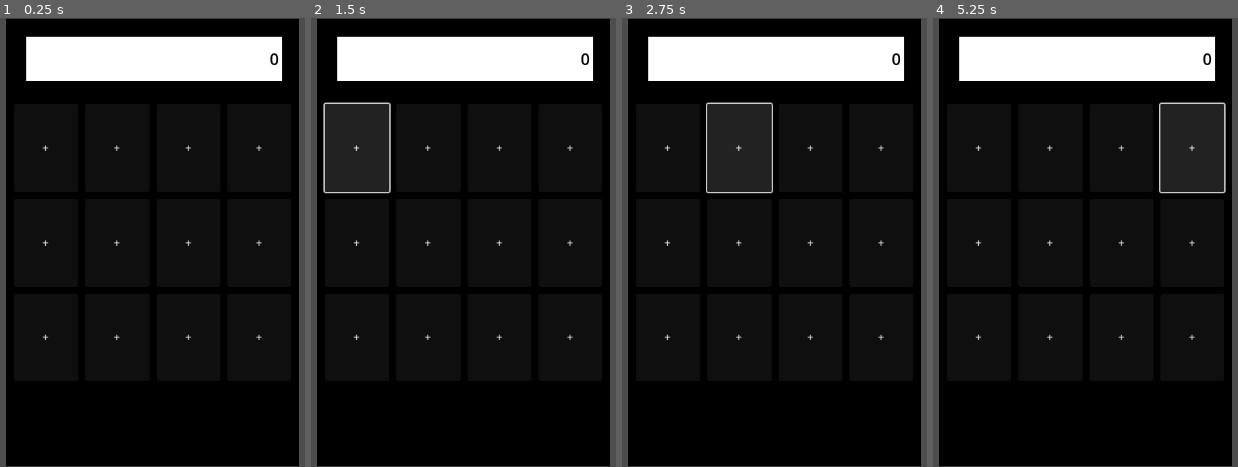
Above: before the commit, frames 1-4 (left to right).
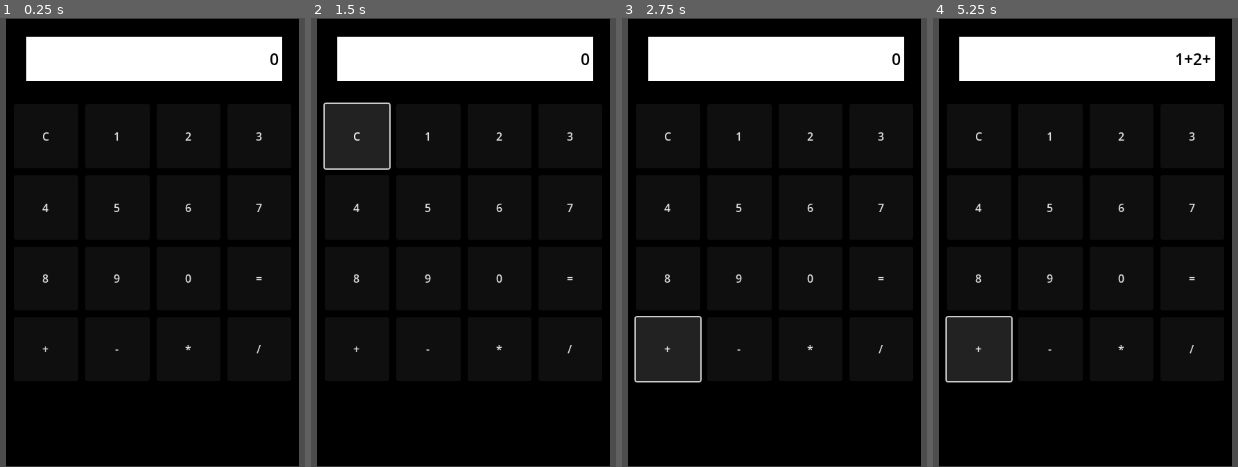
Above: after the commit, the same moments.

Repository: MaykonFreitas17/godot4_7days_gdscript
Game: Godot game, scene res://Scenes/calculator.tscn
Same seed, same stepped clock (60 frames per second), same inputs: the game is played once before the commit and once after it. This scene is started directly instead of the project's main scene.
Inputs (mouse positions are in pixels of both pictures, inside the frame that each line leads up to):
- Up to frame 1 (0.25 s): no input
- Up to frame 2 (1.5 s): click "+" at 0.5 s; click (356, 134) at 1.25 s, where only the run after the commit has a clickable "C"
- Up to frame 3 (2.75 s): click "+" at 2 s
- Up to frame 4 (5.25 s): click (1051, 134) at 2.75 s, where only the run after the commit has a clickable "1"; click "+" at 3.5 s; click (1122, 134) at 4.25 s, where only the run after the commit has a clickable "2"; click "+" at 5 s

The runs differ from the first frame. In frame 1, 0.5% of the frame differs, in the area x 13-86%, y 25-75%; in frame 2, 1.0%; in frame 3, 1.7%; in frame 4, 1.8%, in the area x 3-97%, y 7-82%.

Commit message:
feat: Calculator logic begins

Diff:
--- a/Scenes/calculator.tscn
+++ b/Scenes/calculator.tscn
@@ -1,4 +1,6 @@
-[gd_scene format=3 uid="uid://rxto24otdpbd"]
+[gd_scene load_steps=2 format=3 uid="uid://rxto24otdpbd"]
+
+[ext_resource type="Script" path="res://Scripts/calculator.gd" id="1_xi6nr"]
 
 [node name="Interface" type="Control"]
 layout_mode = 3
@@ -7,6 +9,7 @@
 anchor_bottom = 1.0
 grow_horizontal = 2
 grow_vertical = 2
+script = ExtResource("1_xi6nr")
 
 [node name="Background" type="ColorRect" parent="."]
 layout_mode = 1
@@ -70,74 +73,99 @@
 theme_override_constants/v_separation = 10
 columns = 4
 
-[node name="Button" type="Button" parent="Background/ButtonContainer"]
+[node name="Reset" type="Button" parent="Background/ButtonContainer" groups=["button"]]
+layout_mode = 2
+size_flags_horizontal = 3
+size_flags_vertical = 3
+text = "C"
+
+[node name="1" type="Button" parent="Background/ButtonContainer" groups=["button"]]
+layout_mode = 2
+size_flags_horizontal = 3
+size_flags_vertical = 3
+text = "1"
+
+[node name="2" type="Button" parent="Background/ButtonContainer" groups=["button"]]
+layout_mode = 2
+size_flags_horizontal = 3
+size_flags_vertical = 3
+text = "2"
+
+[node name="3" type="Button" parent="Background/ButtonContainer" groups=["button"]]
+layout_mode = 2
+size_flags_horizontal = 3
+size_flags_vertical = 3
+text = "3"
+
+[node name="4" type="Button" parent="Background/ButtonContainer" groups=["button"]]
+layout_mode = 2
+size_flags_horizontal = 3
+size_flags_vertical = 3
+text = "4"
+
+[node name="5" type="Button" parent="Background/ButtonContainer" groups=["button"]]
+layout_mode = 2
+size_flags_horizontal = 3
+size_flags_vertical = 3
+text = "5"
+
+[node name="6" type="Button" parent="Background/ButtonContainer" groups=["button"]]
+layout_mode = 2
+size_flags_horizontal = 3
+size_flags_vertical = 3
+text = "6"
+
+[node name="7" type="Button" parent="Background/ButtonContainer" groups=["button"]]
+layout_mode = 2
+size_flags_horizontal = 3
+size_flags_vertical = 3
+text = "7"
+
+[node name="8" type="Button" parent="Background/ButtonContainer" groups=["button"]]
+layout_mode = 2
+size_flags_horizontal = 3
+size_flags_vertical = 3
+text = "8"
+
+[node name="9" type="Button" parent="Background/ButtonContainer" groups=["button"]]
+layout_mode = 2
+size_flags_horizontal = 3
+size_flags_vertical = 3
+text = "9"
+
+[node name="0" type="Button" parent="Background/ButtonContainer" groups=["button"]]
+layout_mode = 2
+size_flags_horizontal = 3
+size_flags_vertical = 3
+text = "0"
+
+[node name="=" type="Button" parent="Background/ButtonContainer" groups=["button"]]
+layout_mode = 2
+size_flags_horizontal = 3
+size_flags_vertical = 3
+text = "="
+
+[node name="+" type="Button" parent="Background/ButtonContainer" groups=["button"]]
 layout_mode = 2
 size_flags_horizontal = 3
 size_flags_vertical = 3
 text = "+"
 
-[node name="Button2" type="Button" parent="Background/ButtonContainer"]
+[node name="-" type="Button" parent="Background/ButtonContainer" groups=["button"]]
 layout_mode = 2
 size_flags_horizontal = 3
 size_flags_vertical = 3
-text = "+"
+text = "-"
 
-[node name="Button3" type="Button" parent="Background/ButtonContainer"]
+[node name="*" type="Button" parent="Background/ButtonContainer" groups=["button"]]
 layout_mode = 2
 size_flags_horizontal = 3
 size_flags_vertical = 3
-text = "+"
+text = "*"
 
-[node name="Button4" type="Button" parent="Background/ButtonContainer"]
+[node name="div" type="Button" parent="Background/ButtonContainer" groups=["button"]]
 layout_mode = 2
 size_flags_horizontal = 3
 size_flags_vertical = 3
-text = "+"
-
-[node name="Button5" type="Button" parent="Background/ButtonContainer"]
-layout_mode = 2
-size_flags_horizontal = 3
-size_flags_vertical = 3
-text = "+"
-
-[node name="Button6" type="Button" parent="Background/ButtonContainer"]
-layout_mode = 2
-size_flags_horizontal = 3
-size_flags_vertical = 3
-text = "+"
-
-[node name="Button7" type="Button" parent="Background/ButtonContainer"]
-layout_mode = 2
-size_flags_horizontal = 3
-size_flags_vertical = 3
-text = "+"
-
-[node name="Button8" type="Button" parent="Background/ButtonContainer"]
-layout_mode = 2
-size_flags_horizontal = 3
-size_flags_vertical = 3
-text = "+"
-
-[node name="Button9" type="Button" parent="Background/ButtonContainer"]
-layout_mode = 2
-size_flags_horizontal = 3
-size_flags_vertical = 3
-text = "+"
-
-[node name="Button10" type="Button" parent="Background/ButtonContainer"]
-layout_mode = 2
-size_flags_horizontal = 3
-size_flags_vertical = 3
-text = "+"
-
-[node name="Button11" type="Button" parent="Background/ButtonContainer"]
-layout_mode = 2
-size_flags_horizontal = 3
-size_flags_vertical = 3
-text = "+"
-
-[node name="Button12" type="Button" parent="Background/ButtonContainer"]
-layout_mode = 2
-size_flags_horizontal = 3
-size_flags_vertical = 3
-text = "+"
+text = "/
+"
--- /dev/null
+++ b/Scripts/calculator.gd
@@ -0,0 +1,38 @@
+extends Control
+
+# Referenciando o Label
+@onready var display_text: Label = get_node('Background/Display/Label')
+
+# Called when the node enters the scene tree for the first time.
+func _ready():
+	# Iniciando o texto do Label
+	display_text.text = '0'
+
+	for button in get_tree().get_nodes_in_group("button"):
+		# Conectando todos os botões a uma função
+		# button.connect('pressed', Callable(self, '_on_button_pressed'))
+		# print(button)
+
+		# Conectando os botões a função e passando parametro para a função
+		button.pressed.connect(_on_button_pressed.bind(button.name))
+
+func _on_button_pressed(name: String) -> void:
+	# Printando o nome do botão que foi precionado
+	if name != 'div' and name != '=' and name != '+' and name != '-' and name != '*':
+		if name == 'Reset':
+			display_text.text = '0'
+		else:
+			if display_text.text != '0':
+				display_text.text += name
+			else:
+				display_text.text = name;
+	else:
+		if name == '=':
+			var result = '10'
+			display_text.text = result
+		else:
+			if display_text.text != '0':
+				if name == 'div':
+					display_text.text += '/'
+				else:
+					display_text.text += name
